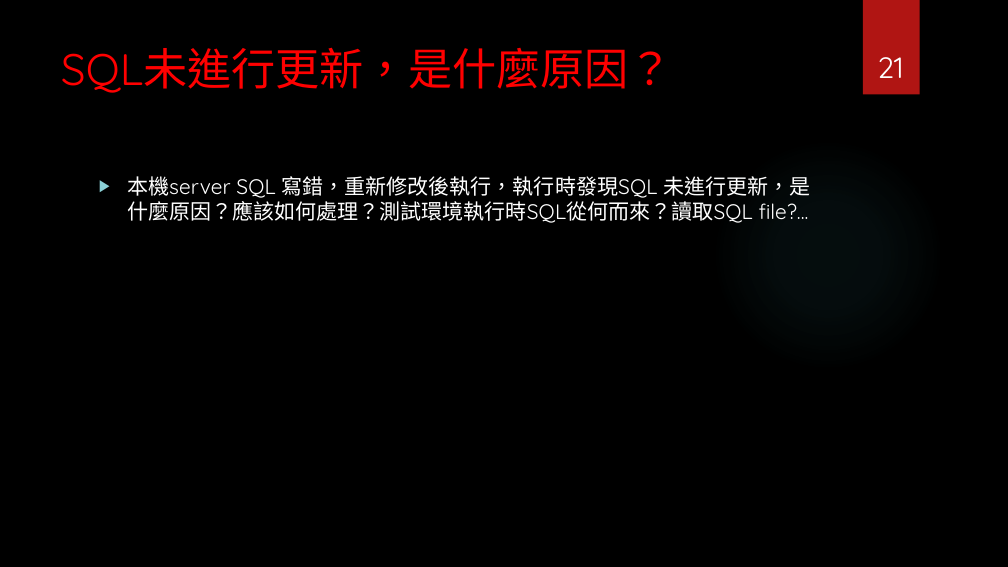
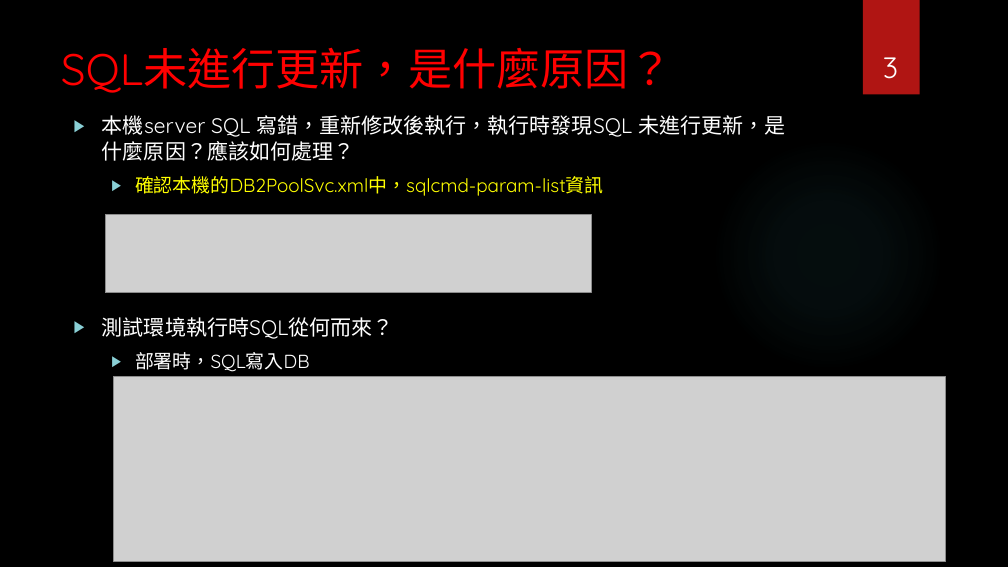
Before and after one commit to Szying/Js_Tools, a slide deck: slide 3 of 補充報告.pptx (slide 21 before the commit). Drawn at 1008x567 pixels with LibreOffice and Linux fonts; fonts in the diff are those of the drawing; grey boxes stand for pictures; background and template pictures are left out. Boxes give left, top, right and bottom in pixels: in the first picture for what was removed or moved away, otherwise in the second. Text is boxed around its words. In the diff, an @@ line names an element or a change of style, - is before the commit and + after.

```diff
--- a/補充報告.pptx
+++ b/補充報告.pptx
@@ page number at [883, 57, 898, 79]: text changed @@
-21
+3
@@ text at [102, 115, 785, 372]: text changed @@
-▶ 本機server SQL 寫錯，重新修改後執行，執行時發現SQL 未進行更新，是什麼原因？應該如何處理？測試環境執行時SQL從何而來？讀取SQL file?...
+▶ 本機server SQL 寫錯，重新修改後執行，執行時發現SQL 未進行更新，是什麼原因？應該如何處理？
+  ▶ 確認本機的DB2PoolSvc.xml中，sqlcmd-param-list資訊
+▶ 測試環境執行時SQL從何而來？
+  ▶ 部署時，SQL寫入DB
@@ picture added at [105, 214, 591, 293] @@
@@ picture added at [113, 377, 945, 562] @@
```
Also in this commit, not shown: 14 other slides changed, 4 slides added, 2 slides removed.
